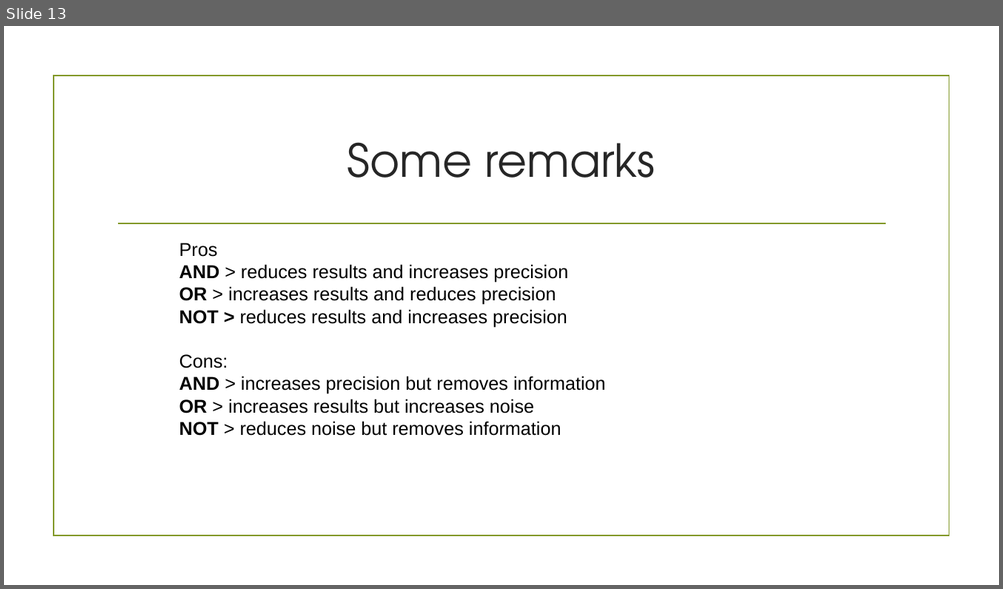
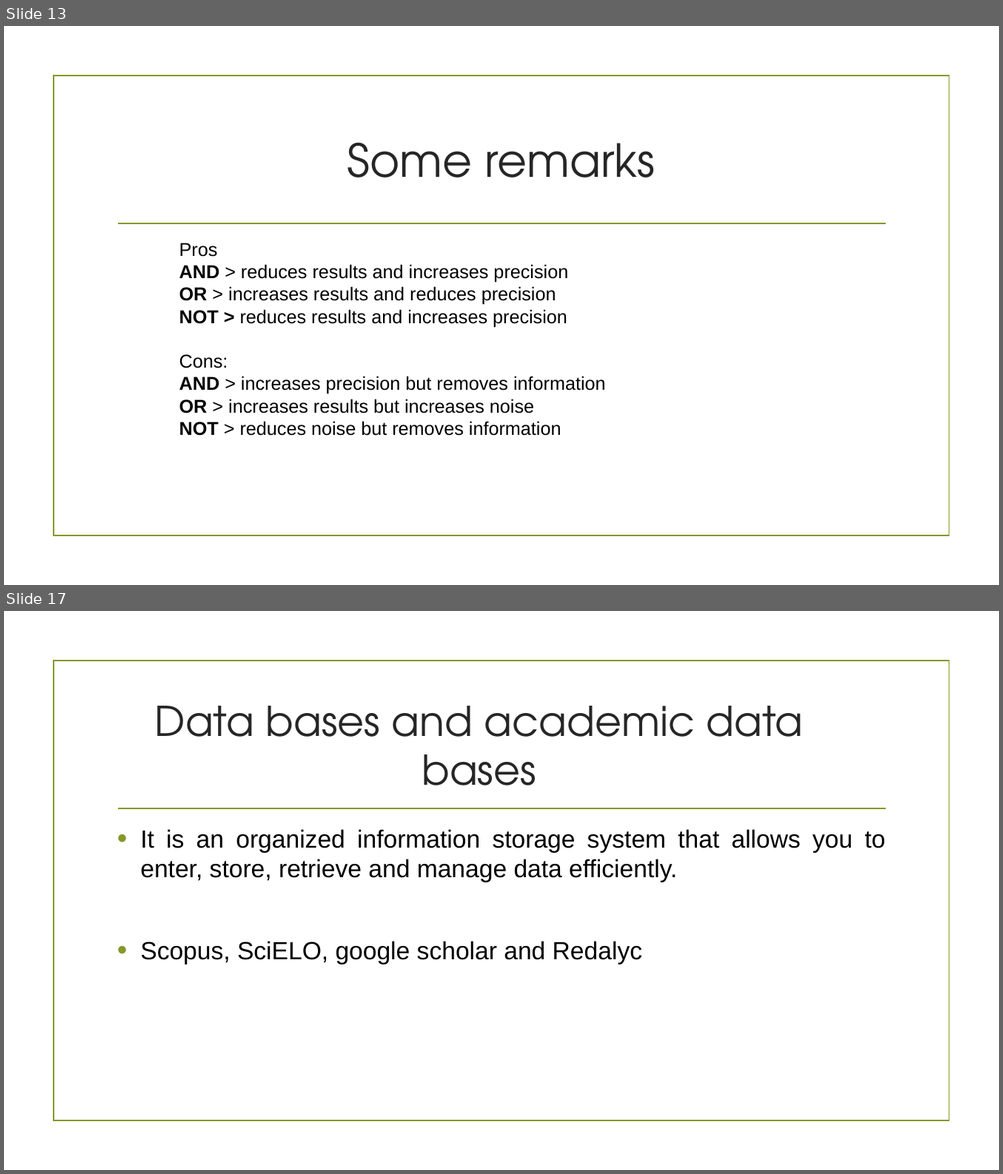
Before and after one commit to wamartinez/sacs, a slide deck: Modulo1/ClaseSem1_OperadoresBooleanos.pptx. Shown one above the other, each under a label of ours: slide 13 before the commit, slides 13 and 17 after it; the slides between them are not shown. The pictures are 1003x589 and 1003x1174 pixels, drawn with LibreOffice and Linux fonts; fonts in the diff are those of the drawing; background and template pictures are left out. Boxes give left, top, right and bottom in pixels: in the first picture for what was removed or moved away, otherwise in the second. Text is boxed around its words. In the diff, an @@ line names an element or a change of style, - is before the commit and + after.

```diff
--- a/Modulo1/ClaseSem1_OperadoresBooleanos.pptx
+++ b/Modulo1/ClaseSem1_OperadoresBooleanos.pptx
@@ slide 17 added at box(4, 611, 999, 1170), background picture (left out); not listed: 2 template elements that a slide beside it also shows @@
@@ title added at box(155, 706, 803, 786), 39.6 pt, text #262626 @@
+Data bases and academic data bases
@@ text added at box(140, 829, 885, 965), 24 pt, text #000000 @@
+• It is an organized information storage system that allows you to enter, store, retrieve and manage data efficiently.
+• Scopus, SciELO, google scholar and Redalyc
```
Also in this commit, not shown: 5 slides changed, 1 other slide added.
